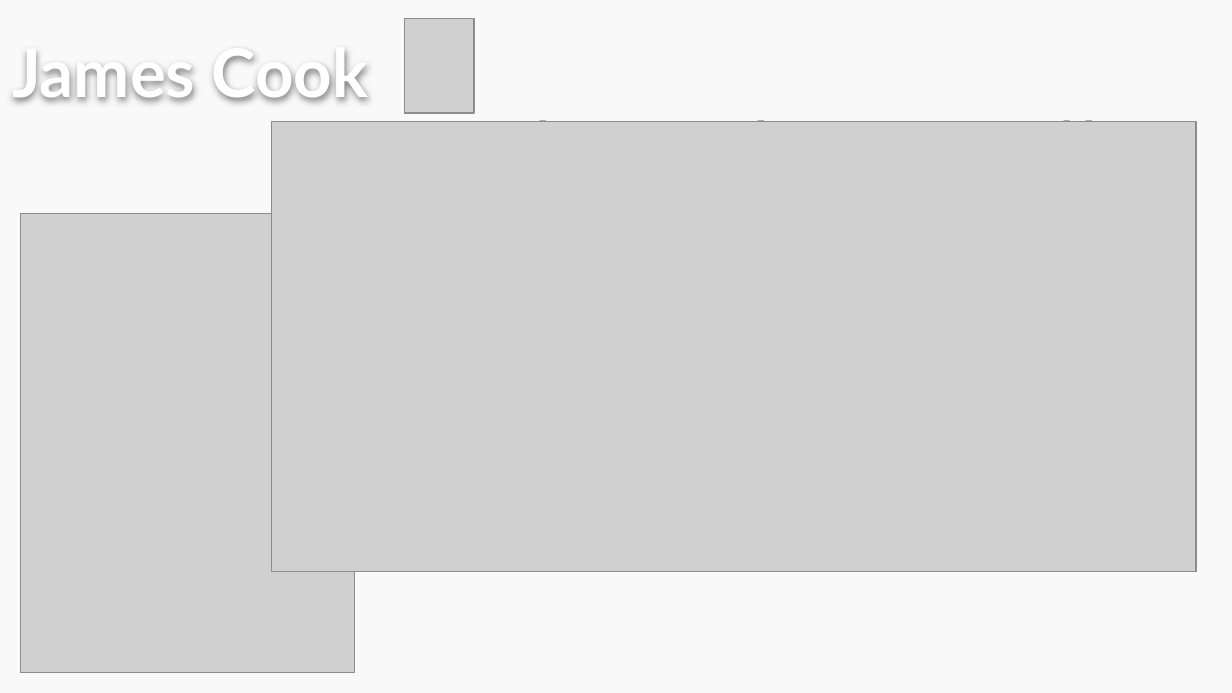
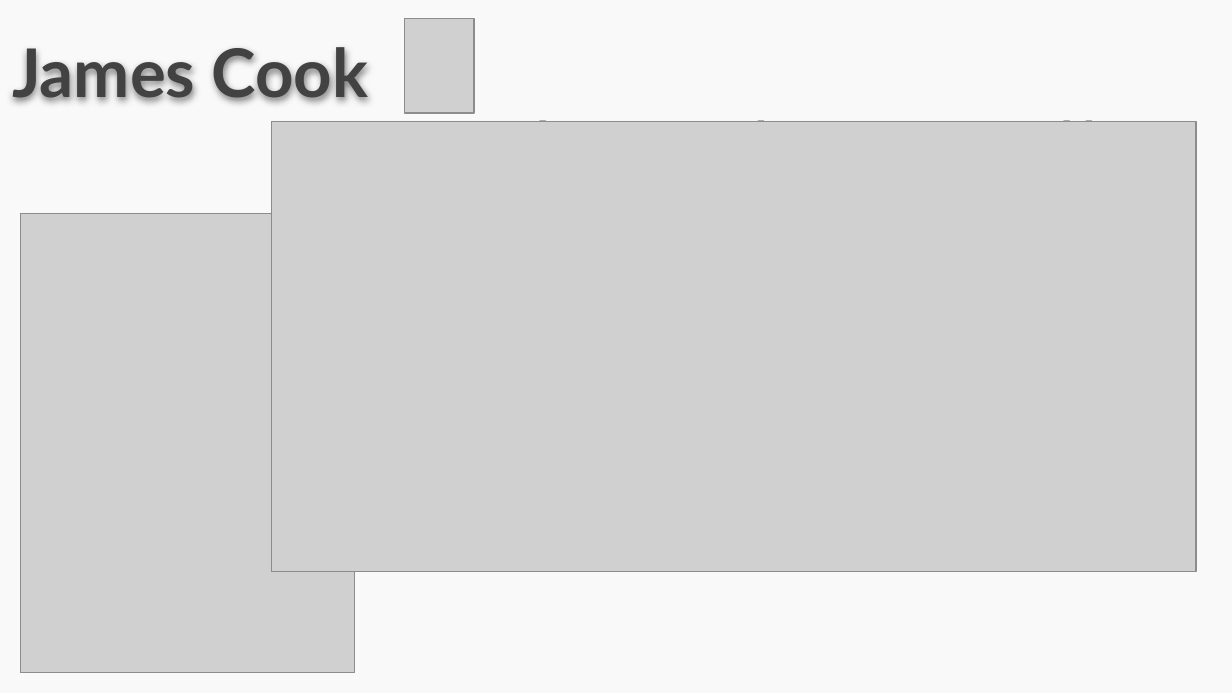
Before and after one commit to CGPerezAranda/Cognici-n-y-comunicaci-n-en-ingenier-a-del-software, a slide deck: slide 5 of Lectura para el 25_03/Grupos.pptx. Drawn at 1232x693 pixels with LibreOffice and Linux fonts; fonts in the diff are those of the drawing; grey boxes stand for pictures. Boxes give left, top, right and bottom in pixels: in the first picture for what was removed or moved away, otherwise in the second. Text is boxed around its words. In the diff, an @@ line names an element or a change of style, - is before the commit and + after.

```diff
--- a/Lectura para el 25_03/Grupos.pptx
+++ b/Lectura para el 25_03/Grupos.pptx
@@ title "James Cook" at bbox=[12, 47, 369, 101]: text colour #FFFFFF to #424242 @@
```
Also in this commit, not shown: 10 other slides changed, 19 other files.
